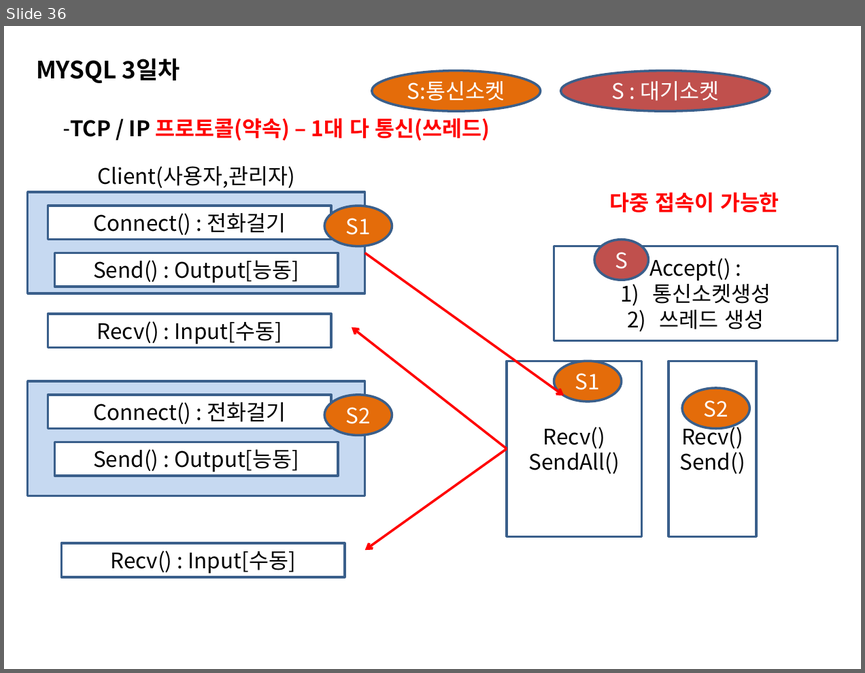
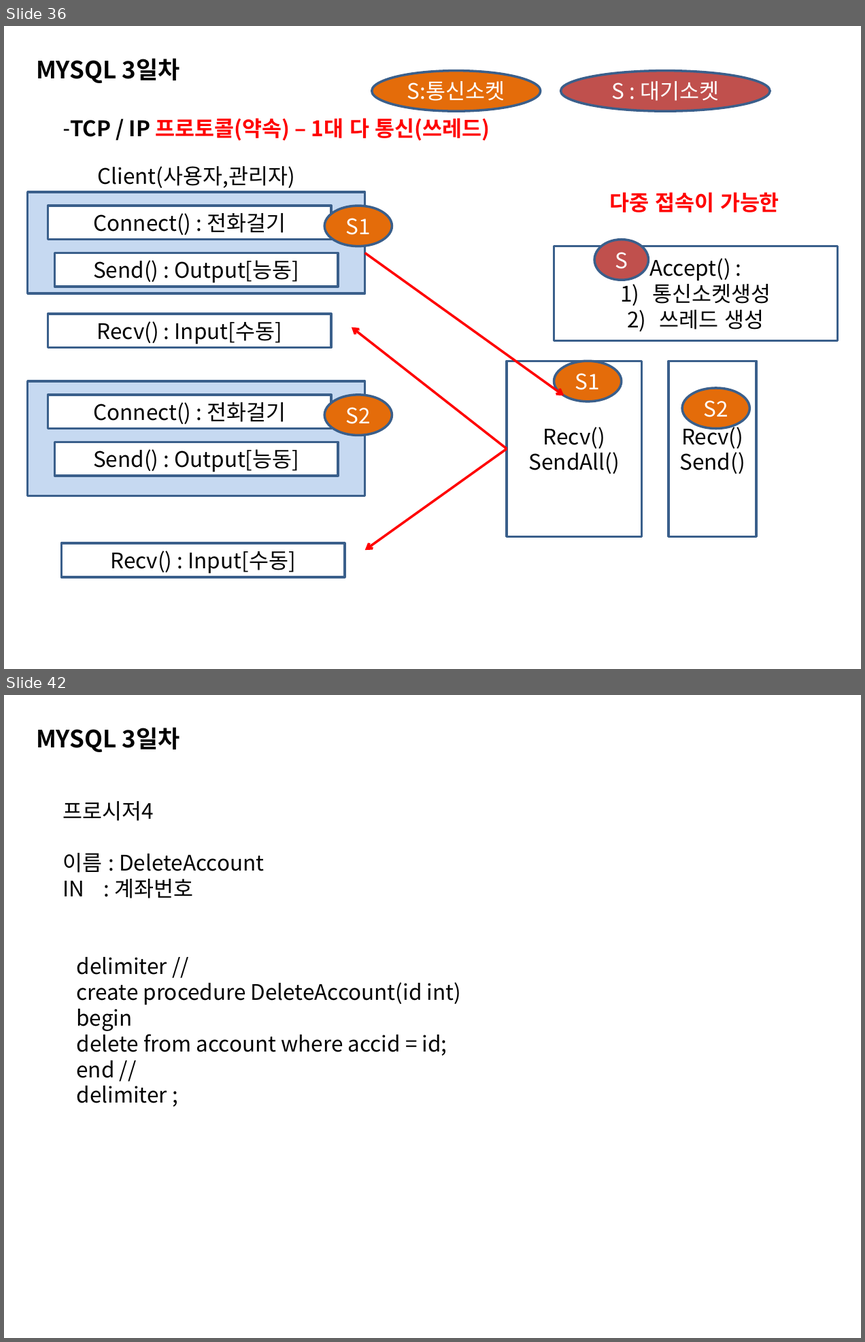
Before and after one commit to sing2song/TILDataBase, a slide deck: MYSQL.pptx. Shown one above the other, each under a label of ours: slide 36 before the commit, slides 36 and 42 after it; the slides between them are not shown. The pictures are 865x673 and 865x1342 pixels, drawn with LibreOffice and Linux fonts; fonts in the diff are those of the drawing. Boxes give left, top, right and bottom in pixels: in the first picture for what was removed or moved away, otherwise in the second. Text is boxed around its words. In the diff, an @@ line names an element or a change of style, - is before the commit and + after.

```diff
--- a/MYSQL.pptx
+++ b/MYSQL.pptx
@@ slide 42 added at box(4, 695, 861, 1338), background #FFFFFF @@
@@ text added at box(36, 727, 180, 752), 20 pt, text #000000, bold @@
+MYSQL 3일차
@@ text added at box(63, 801, 264, 898), 18 pt, text #000000 @@
+프로시저4
+이름 : DeleteAccount
+IN : 계좌번호
@@ text added at box(77, 957, 461, 1103), 18 pt, text #000000 @@
+delimiter //
+create procedure DeleteAccount(id int)
+begin
+delete from account where accid = id;
+end //
+delimiter ;
```
Also in this commit, not shown: 1 slide changed, 5 other slides added, 6 other files.
